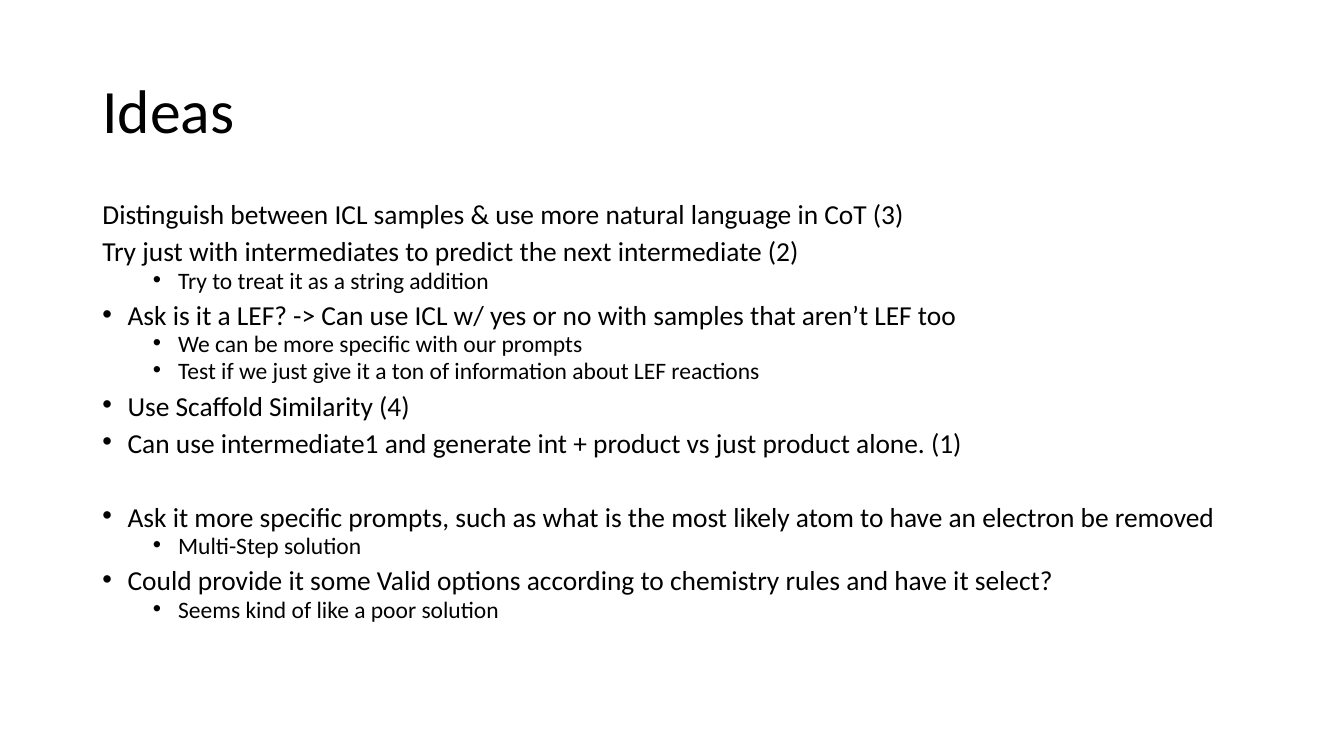
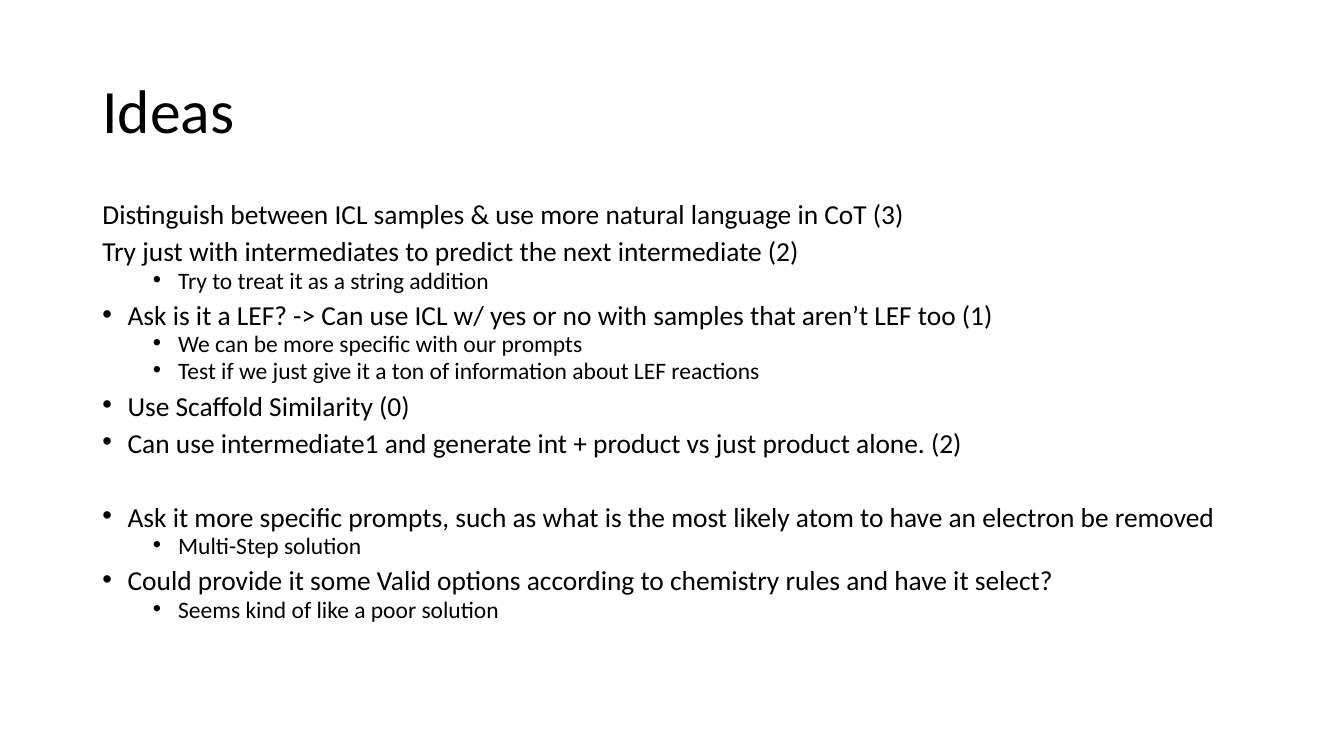
Before and after one commit to JohnDLee/ChemistryPE, a slide deck: slide 10 of pptx/7-13-2023-CoT.pptx. Drawn at 1344x756 pixels with LibreOffice and Linux fonts; fonts in the diff are those of the drawing. Boxes give left, top, right and bottom in pixels: in the first picture for what was removed or moved away, otherwise in the second. Text is boxed around its words. In the diff, an @@ line names an element or a change of style, - is before the commit and + after.

Commit message:
Testing additions and Scaffolding

```diff
--- a/pptx/7-13-2023-CoT.pptx
+++ b/pptx/7-13-2023-CoT.pptx
@@ text at (x1=128, y1=305, x2=992, y2=330): text changed @@
-• Ask is it a LEF? -> Can use ICL w/ yes or no with samples that aren’t LEF too
+• Ask is it a LEF? -> Can use ICL w/ yes or no with samples that aren’t LEF too (1)
@@ text at (x1=128, y1=396, x2=961, y2=458): text changed @@
-• Use Scaffold Similarity (4)
-• Can use intermediate1 and generate int + product vs just product alone. (1)
+• Use Scaffold Similarity (0)
+• Can use intermediate1 and generate int + product vs just product alone. (2)
```
Also in this commit, not shown: 42 other files.
